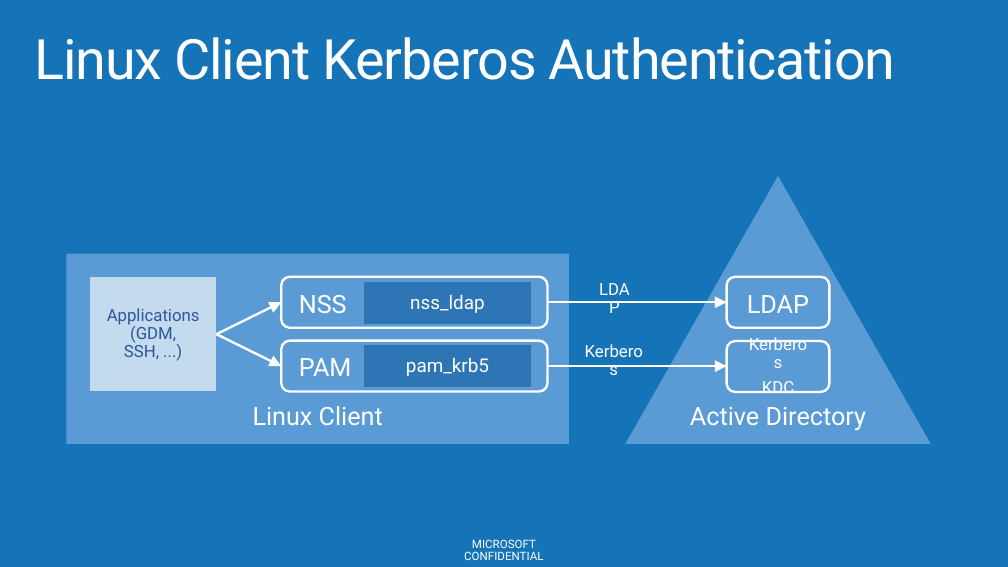
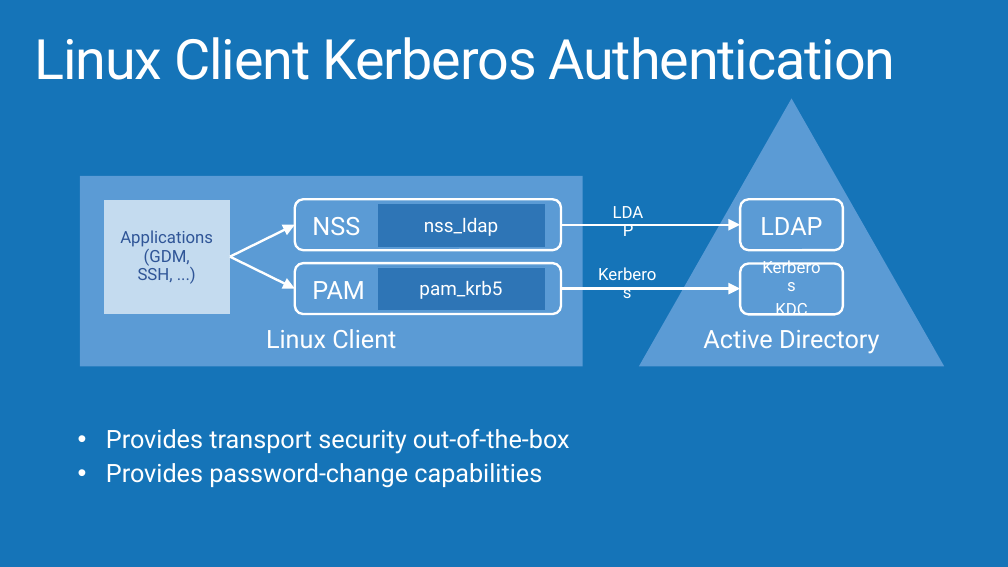
Before and after one commit to AzureCAT-GSI/SAP-on-Azure, a slide deck: slide 11 of SAP-on-Azure-Workshop-multi-day-/Presentations/Architecting VM Hybrid Solutions.pptx (slide 18 before the commit). Drawn at 1008x567 pixels with LibreOffice and Linux fonts; fonts in the diff are those of the drawing; background and template pictures are left out. Boxes give left, top, right and bottom in pixels: in the first picture for what was removed or moved away, otherwise in the second. Text is boxed around its words. In the diff, an @@ line names an element or a change of style, - is before the commit and + after.

```diff
--- a/SAP-on-Azure-Workshop-multi-day-/Presentations/Architecting VM Hybrid Solutions.pptx
+++ b/SAP-on-Azure-Workshop-multi-day-/Presentations/Architecting VM Hybrid Solutions.pptx
@@ 1 rounded rectangle, 1 text, 1 rectangle, 1 triangle: place and size @@
-1 rounded rectangle, 1 text, 1 rectangle, 1 triangle at [281,176,931,444]
+1 rounded rectangle, 1 text, 1 rectangle, 1 triangle at [295,98,944,366]
@@ 4 texts, 4 arrows, 3 rounded rectangles, 3 rectangles: place and size @@
-4 texts, 4 arrows, 3 rounded rectangles, 3 rectangles at [67,253,867,444]
+4 texts, 4 arrows, 3 rounded rectangles, 3 rectangles at [80,176,880,367]
@@ text added at [106,429,570,488], 24 pt, text #FFFFFF @@
+• Provides transport security out-of-the-box
+• Provides password-change capabilities
@@ text removed at [464,539,543,560] @@
-MICROSOFT CONFIDENTIAL
```
Also in this commit, not shown: 41 other slides changed, 13 slides added, 19 slides removed.
